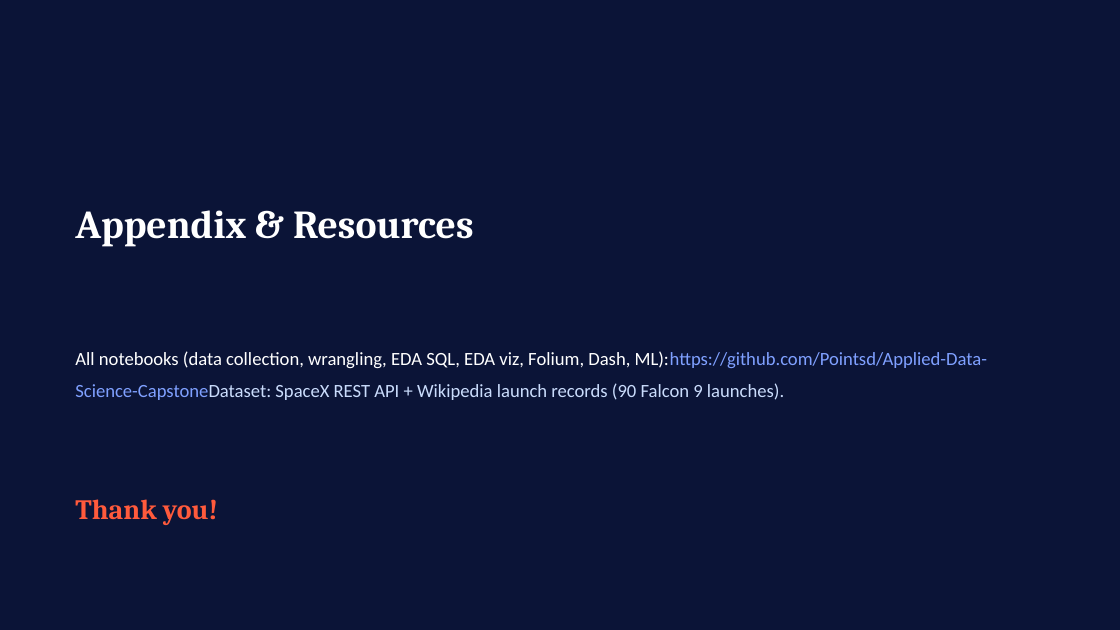
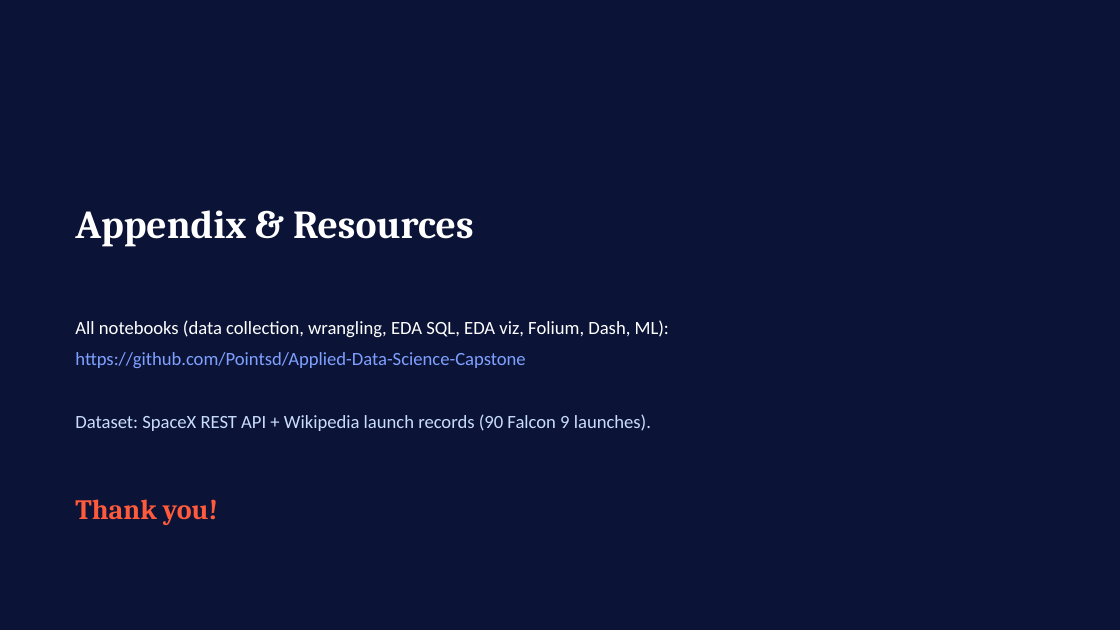
Before and after one commit to Pointsd/Applied-Data-Science-Capstone, a slide deck: slide 23 of SpaceX_Capstone_Presentation.pptx. Drawn at 1120x630 pixels with LibreOffice and Linux fonts; fonts in the diff are those of the drawing. Boxes give left, top, right and bottom in pixels: in the first picture for what was removed or moved away, otherwise in the second. Text is boxed around its words. In the diff, an @@ line names an element or a change of style, - is before the commit and + after.

Commit message:
Add final presentation PDF and updated charts

```diff
--- a/SpaceX_Capstone_Presentation.pptx
+++ b/SpaceX_Capstone_Presentation.pptx
@@ text at [75, 320, 669, 431]: text changed @@
-All notebooks (data collection, wrangling, EDA SQL, EDA viz, Folium, Dash, ML):https://github.com/Pointsd/Applied-Data-Science-CapstoneDataset: SpaceX REST API + Wikipedia launch records (90 Falcon 9 launches).
+All notebooks (data collection, wrangling, EDA SQL, EDA viz, Folium, Dash, ML):
+https://github.com/Pointsd/Applied-Data-Science-Capstone
+Dataset: SpaceX REST API + Wikipedia launch records (90 Falcon 9 launches).
```
Also in this commit, not shown: 3 other files.
